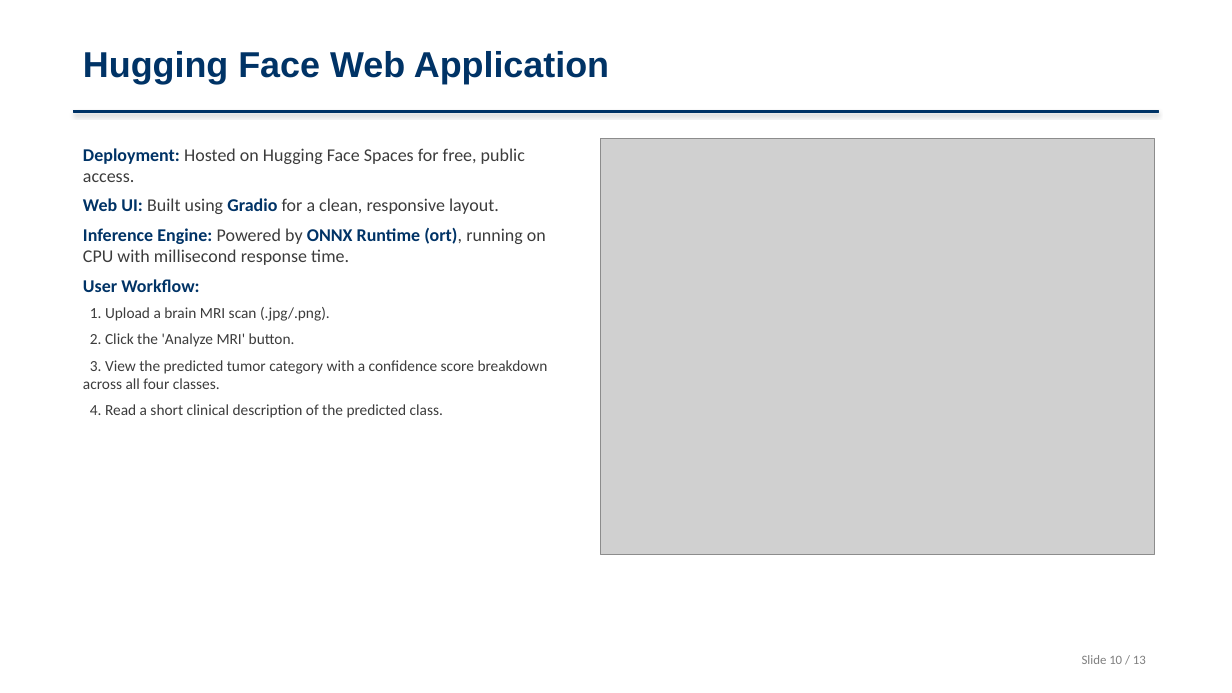
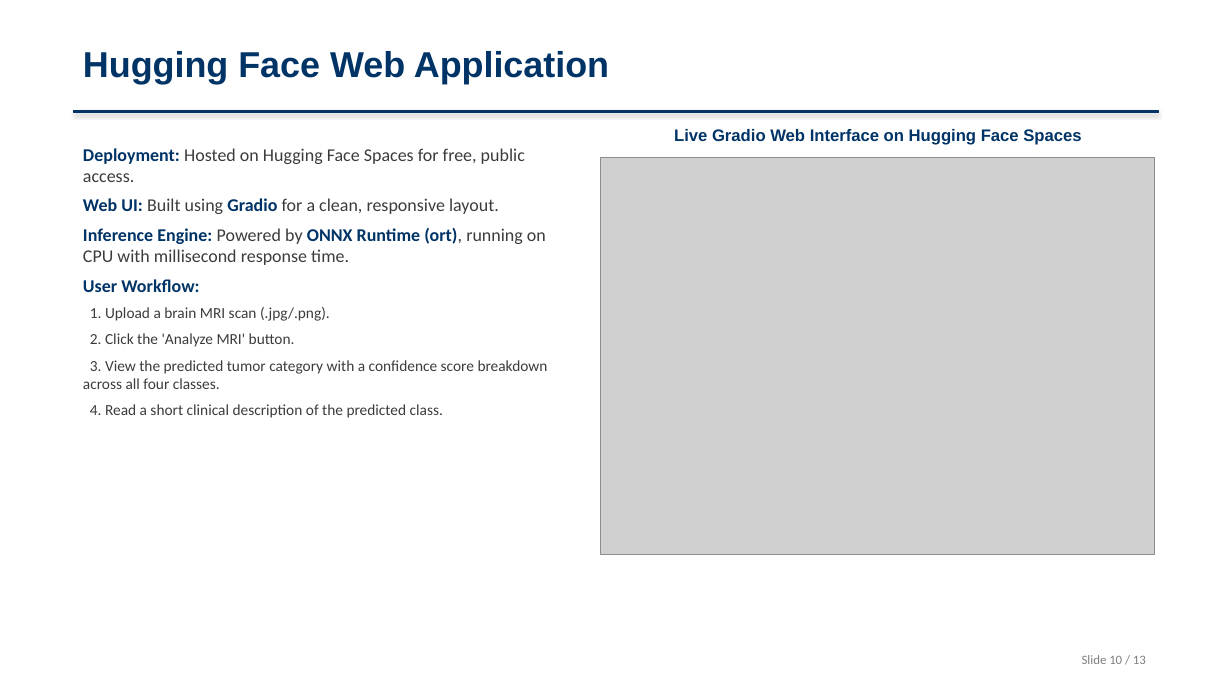
Before and after one commit to SruthiRagyari/brain-tumor-detection, a slide deck: slide 10 of Brain_Tumor_Detection_Presentation.pptx. Drawn at 1232x693 pixels with LibreOffice and Linux fonts; fonts in the diff are those of the drawing; grey boxes stand for pictures. Boxes give left, top, right and bottom in pixels: in the first picture for what was removed or moved away, otherwise in the second. Text is boxed around its words. In the diff, an @@ line names an element or a change of style, - is before the commit and + after.

Commit message:
docs: finalize PowerPoint presentation with clean image captions and removed Q&A

```diff
--- a/Brain_Tumor_Detection_Presentation.pptx
+++ b/Brain_Tumor_Detection_Presentation.pptx
@@ text added at bbox=[674, 129, 1081, 145], 13 pt, text #003366, bold @@
+Live Gradio Web Interface on Hugging Face Spaces
@@ picture: place and size @@
-picture at bbox=[601, 139, 1155, 555]
+picture at bbox=[601, 157, 1155, 555]
```
Also in this commit, not shown: 4 other slides changed.
